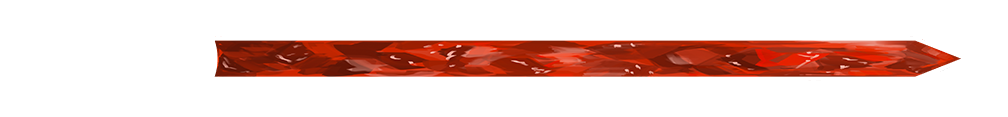
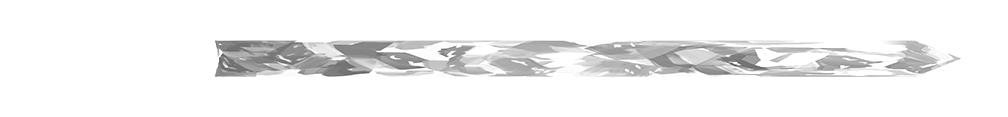
Two versions of the same layered image (1008 × 117). Layer-by-layer changes:
painted on "healthChunk" (1st of 100) over [934, 48, 961, 72]
painted on "healthChunk" (7th of 100) over [890, 40, 912, 68]
painted on "healthChunk" (17th of 100) over [816, 44, 843, 71]
painted on "healthChunk" (19th of 100) over [802, 60, 833, 81]
painted on "healthChunk" (20th of 100) over [792, 40, 820, 66]
painted on "healthChunk" (21st of 100) over [785, 56, 814, 77]
painted on "healthChunk" (22nd of 100) over [767, 45, 797, 68]
painted on "healthChunk" (23rd of 100) over [758, 40, 797, 57]
painted on "healthChunk" (24th of 100) over [758, 58, 791, 77]
painted on "healthChunk" (40th of 100) over [656, 48, 682, 73]
painted on "healthChunk" (46th of 100) over [611, 42, 638, 71]
painted on "healthChunk" (48th of 100) over [596, 40, 624, 65]
painted on "healthChunk" (49th of 100) over [587, 49, 610, 77]
painted on "healthChunk" (51st of 100) over [574, 48, 598, 77]
painted on "healthChunk" (54th of 100) over [541, 43, 566, 73]
painted on "healthChunk" (56th of 100) over [520, 56, 562, 77]
painted on "healthChunk" (57th of 100) over [515, 40, 548, 59]
painted on "healthChunk" (58th of 100) over [507, 41, 528, 70]
painted on "healthChunk" (62nd of 100) over [475, 44, 509, 68]
painted on "healthChunk" (65th of 100) over [454, 43, 478, 71]
painted on "healthChunk" (83rd of 100) over [327, 51, 358, 73]
painted on "healthChunk" (95th of 100) over [249, 40, 275, 66]
painted on "healthChunk" (97th of 100) over [233, 40, 261, 63]
painted on "healthChunk" (100th of 100) over [214, 36, 232, 77]
…and 76 more changes (76 painted)
